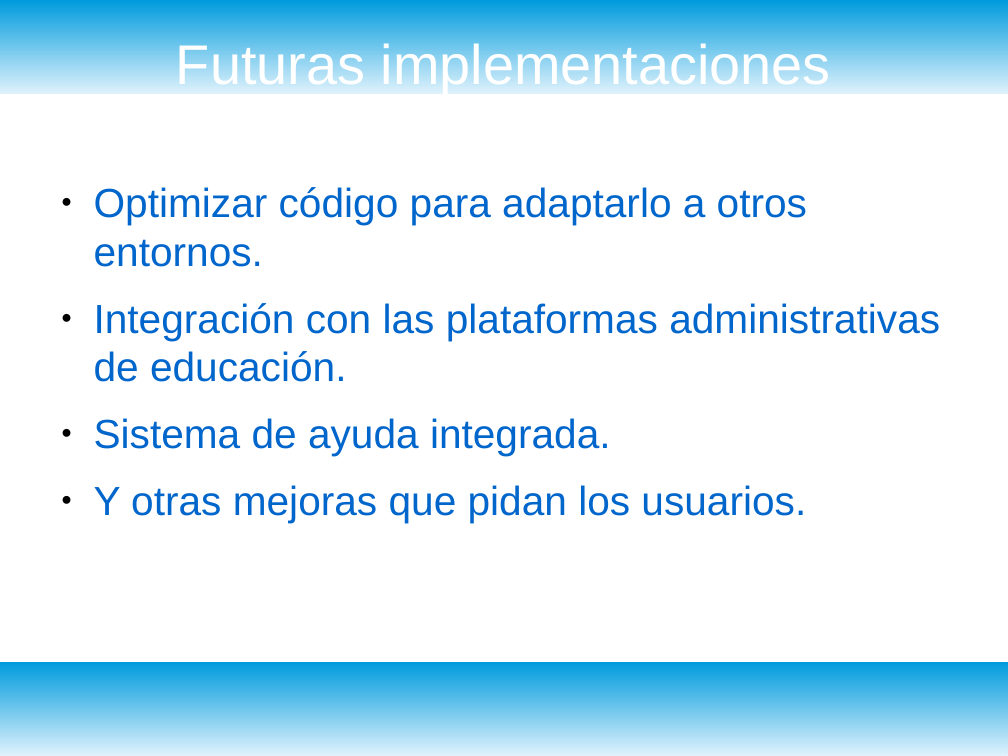
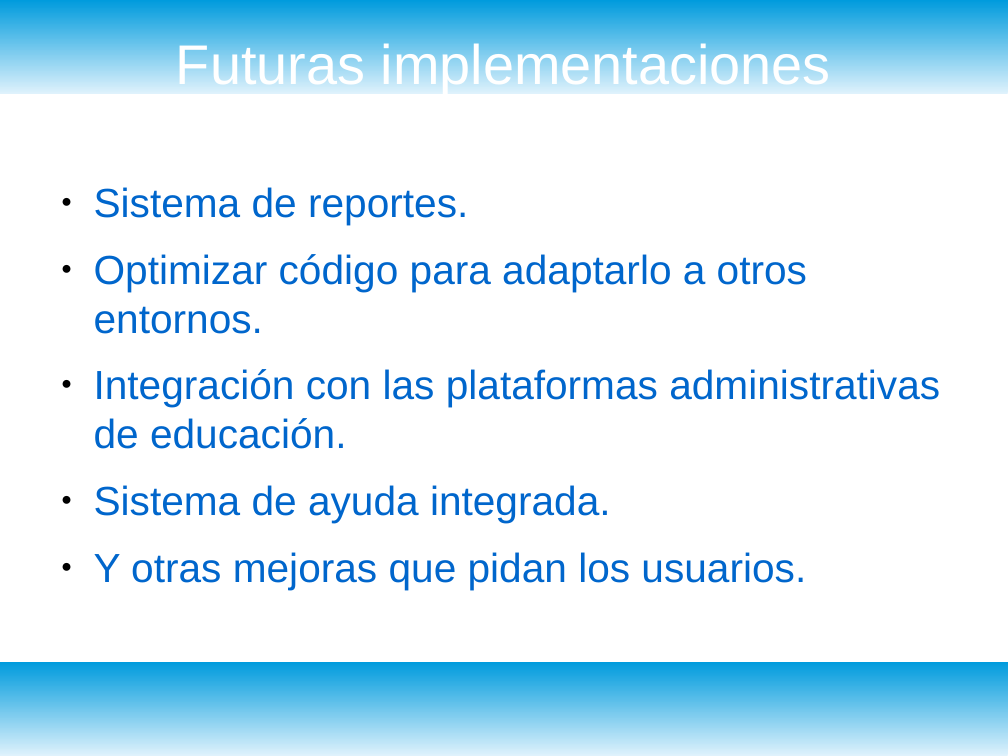
Before and after one commit to AdrianRubioT/ProyectoDAM_Easy_Timetable, a slide deck: slide 12 of Entrega/Presentacion/Presentacion.odp (slide 9 before the commit). Drawn at 1008x756 pixels with LibreOffice and Linux fonts; fonts in the diff are those of the drawing. Boxes give left, top, right and bottom in pixels: in the first picture for what was removed or moved away, otherwise in the second. Text is boxed around its words. In the diff, an @@ line names an element or a change of style, - is before the commit and + after.

```diff
--- a/Entrega/Presentacion/Presentacion.odp
+++ b/Entrega/Presentacion/Presentacion.odp
@@ text at [94, 187, 468, 225]: paragraph added @@
+● Sistema de reportes.
```
Also in this commit, not shown: 1 other slide changed, 3 slides added.
